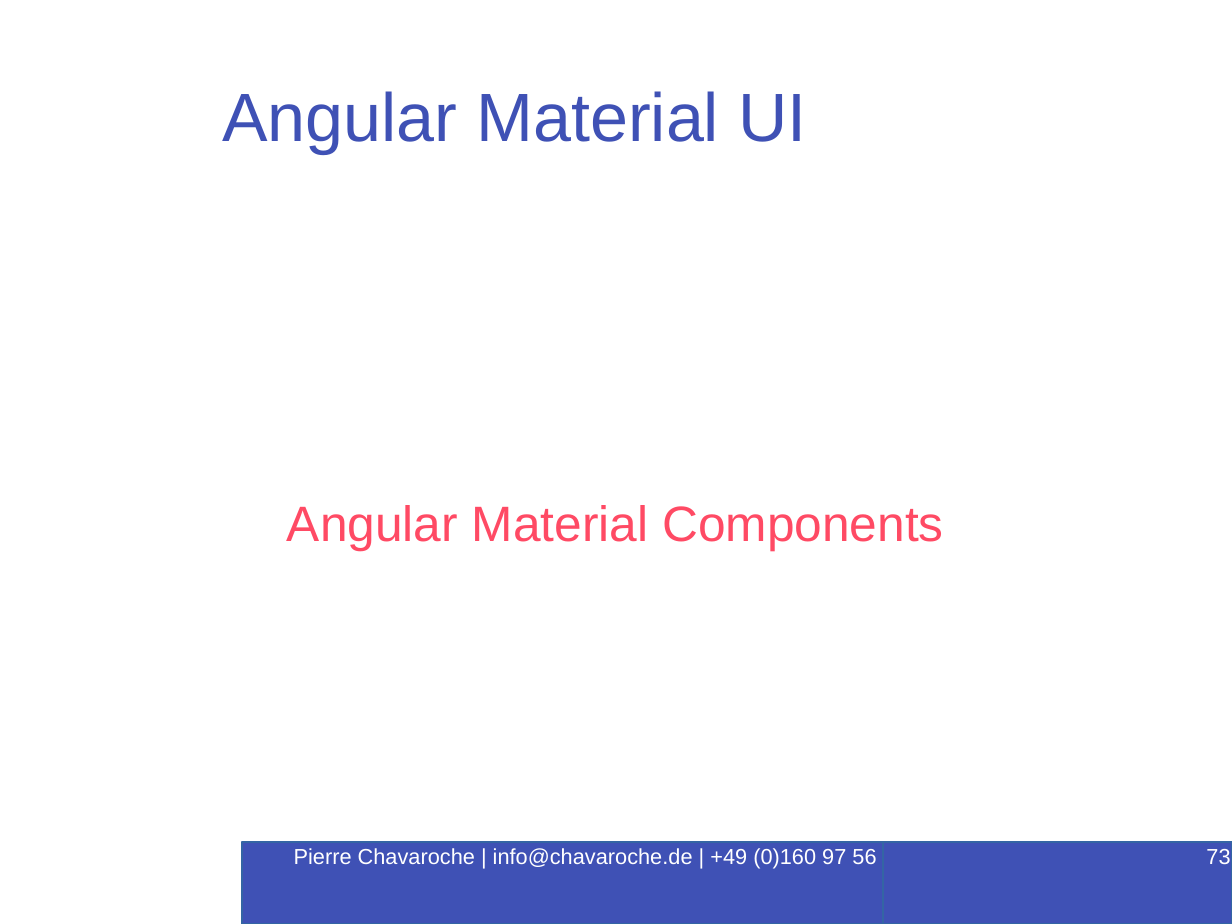
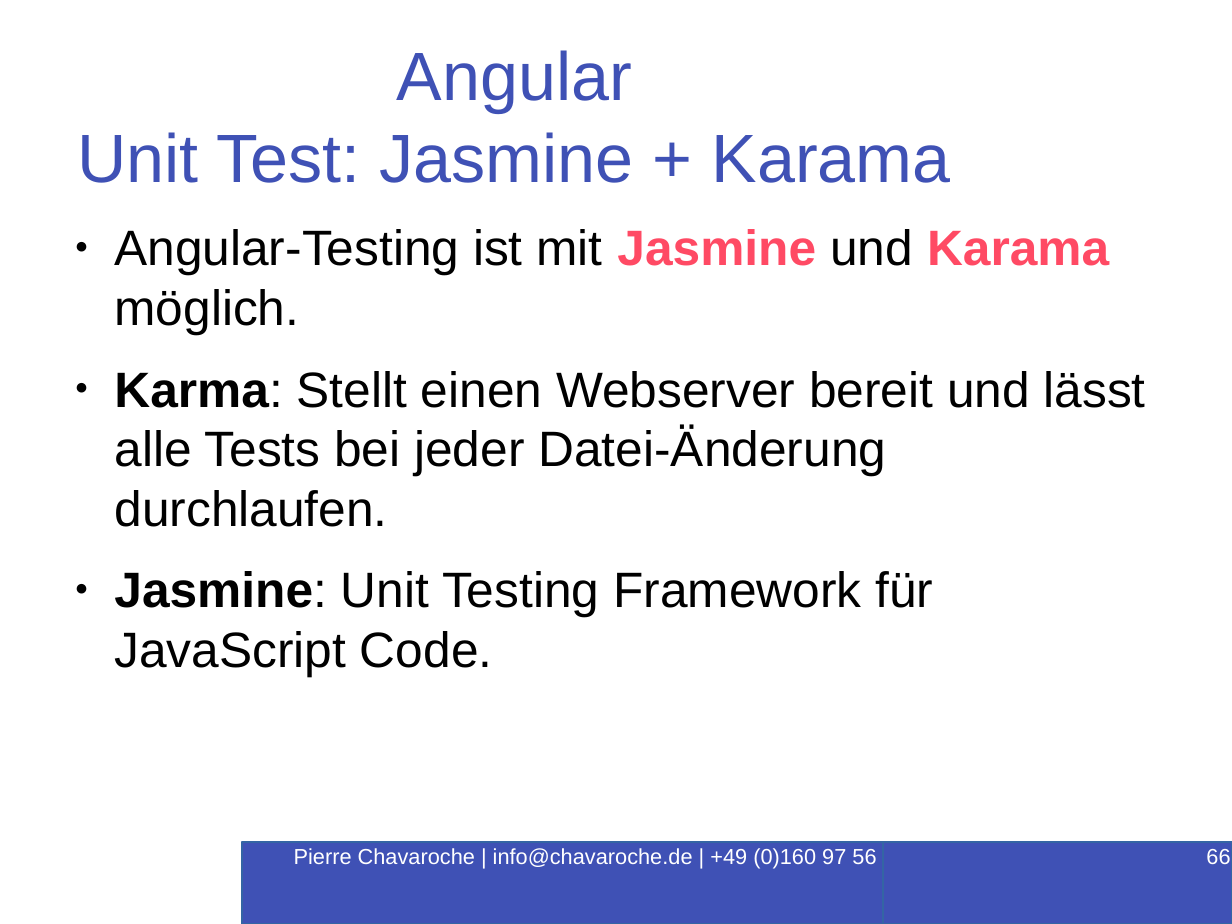
Before and after one commit to PierreChavaroche/workshop-presentation, a slide deck: slide 66 of Angular-RxJS.odp (slide 73 before the commit). Drawn at 1232x924 pixels with LibreOffice and Linux fonts; fonts in the diff are those of the drawing; background and template pictures are left out. Boxes give left, top, right and bottom in pixels: in the first picture for what was removed or moved away, otherwise in the second. Text is boxed around its words. In the diff, an @@ line names an element or a change of style, - is before the commit and + after.

Commit message:
Testing added

```diff
--- a/Angular-RxJS.odp
+++ b/Angular-RxJS.odp
@@ title at (78, 50, 951, 183): text changed @@
-Angular Material UI
+Angular
+Unit Test: Jasmine + Karama
@@ text "Angular-Testing ist mit Jasmine und ..." at (114, 229, 1146, 677): vertical alignment middle to top @@
@@ text at (114, 229, 1146, 677): text changed; text colour #FF4A64 to #000000 @@
-Angular Material Components
+● Angular-Testing ist mit Jasmine und Karama möglich.
+● Karma: Stellt einen Webserver bereit und lässt alle Tests bei jeder Datei-Änderung durchlaufen.
+● Jasmine: Unit Testing Framework für JavaScript Code.
@@ page number at (1206, 849, 1230, 864): text changed @@
-73
+66
```
Also in this commit, not shown: 4 other slides changed, 14 slides added, 16 other files.
